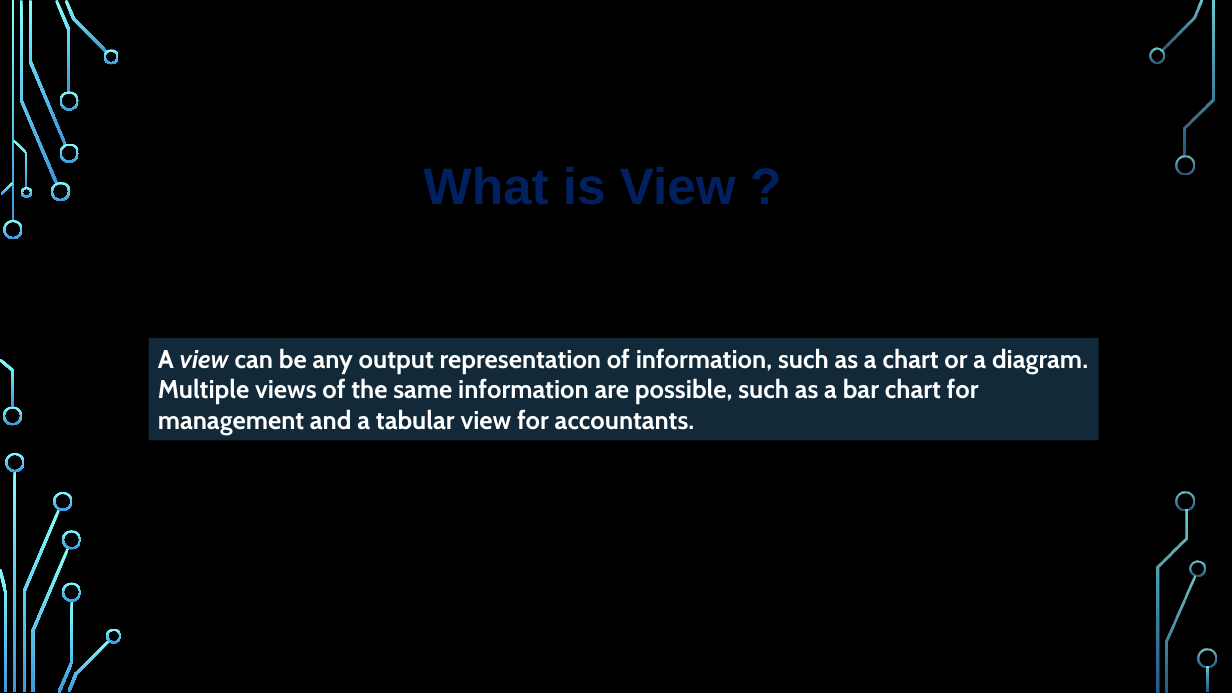
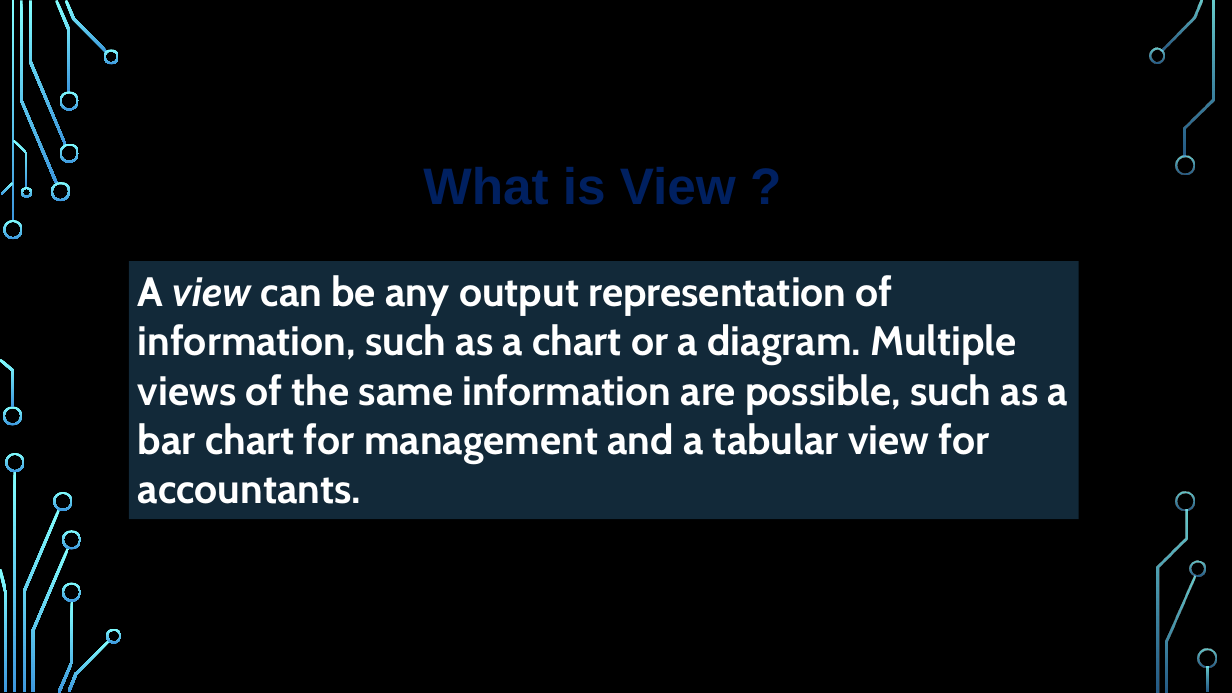
Before and after one commit to bugChanger/E-receipit_for_CSE404, a slide deck: slide 4 of MVC_video.pptx. Drawn at 1232x693 pixels with LibreOffice and Linux fonts; fonts in the diff are those of the drawing; background and template pictures are left out. Boxes give left, top, right and bottom in pixels: in the first picture for what was removed or moved away, otherwise in the second. Text is boxed around its words. In the diff, an @@ line names an element or a change of style, - is before the commit and + after.

```diff
--- a/MVC_video.pptx
+++ b/MVC_video.pptx
@@ rectangle "A view can be any ...": place and size @@
-rectangle "A view can be any ..." at box(149, 338, 1099, 441)
+rectangle "A view can be any ..." at box(128, 262, 1079, 519)
@@ rectangle "A view can be any ..." at box(128, 262, 1079, 519): size 20 to 32 pt @@
```
Also in this commit, not shown: 2 other slides changed, 1 other file.
